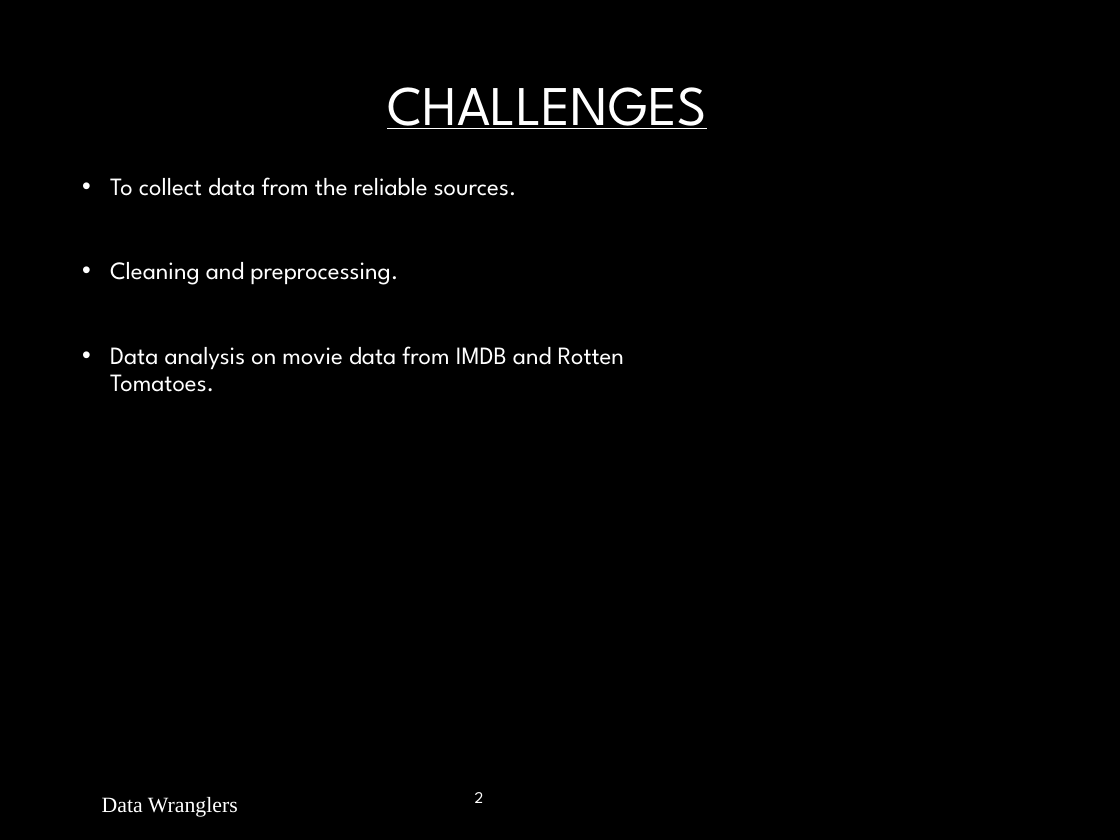
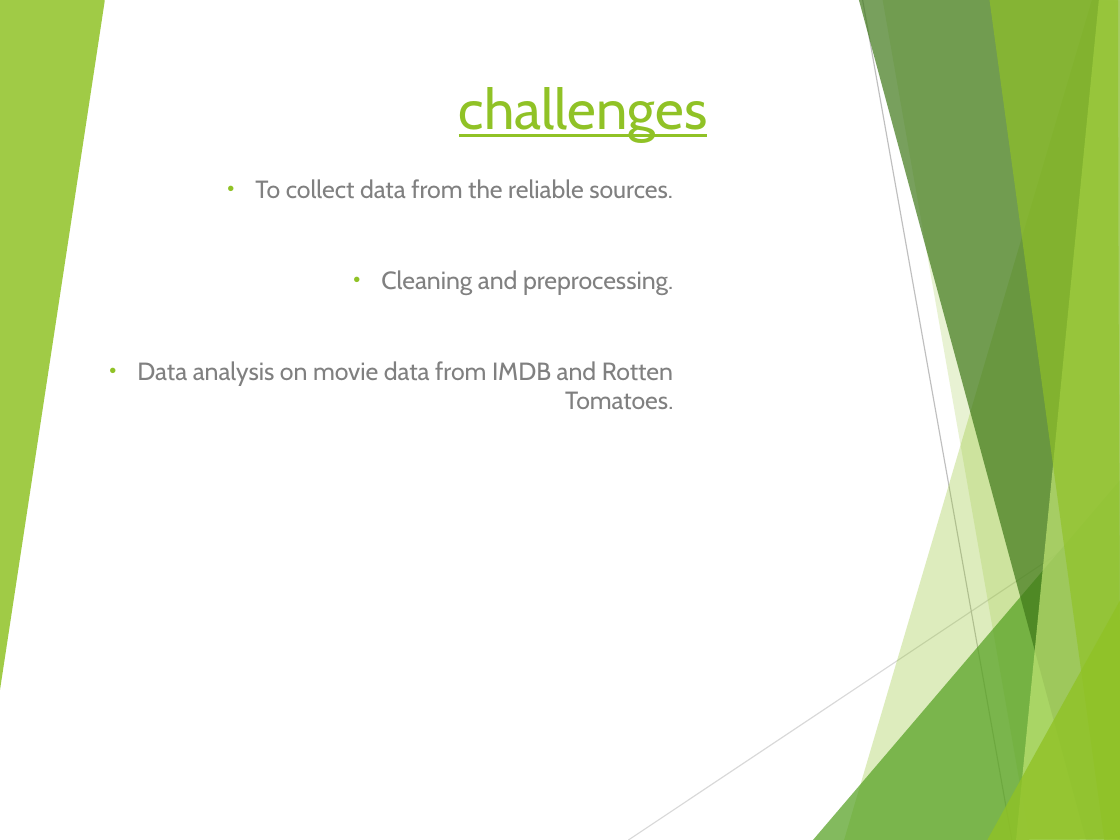
Before and after one commit to prasoons/ProjectDW, a slide deck: slide 17 of DATA-422-Data Wrangling Group Project.pptx (slide 8 before the commit). Drawn at 1120x840 pixels with LibreOffice and Linux fonts; fonts in the diff are those of the drawing; background and template pictures are left out. Boxes give left, top, right and bottom in pixels: in the first picture for what was removed or moved away, otherwise in the second. Text is boxed around its words. In the diff, an @@ line names an element or a change of style, - is before the commit and + after.

```diff
--- a/DATA-422-Data Wrangling Group Project.pptx
+++ b/DATA-422-Data Wrangling Group Project.pptx
@@ background #000000 to #FFFFFF @@
@@ group added at bbox=[0, 0, 1120, 840]: 8 freeform shapes, 2 lines @@
@@ title at bbox=[459, 87, 708, 142]: text changed; font League Spartan to Cabin; text colour #FFFFFF to #90C226 @@
-CHALLENGES
+challenges
@@ subtitle "To collect data from the ..." at bbox=[137, 179, 673, 409]: font League Spartan to Cabin, text colour #FFFFFF to #808080; alignment left to right; line spacing 0.9 to 1 @@
@@ text removed at bbox=[102, 797, 238, 817] @@
-Data Wranglers
@@ text removed at bbox=[475, 792, 484, 803] @@
-2
```
Also in this commit, not shown: 6 other slides changed, 10 slides added, 2 slides removed.
